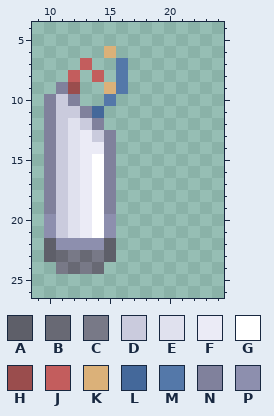
Two versions of one pixel-art sprite, Resources/Textures/_Wega/Mobs/Species/Android/parts.rsi/module_part.png. The picture above was drawn from the file before the commit.
The file is 32x32 pixels. Colours within 5 levels of each other are drawn and written as one. Shown: x 9..24, y 4..26. The old version is drawn lined up with the new one.
Palette (. is transparent): A #5e5f69  B #686974  C #787987  D #cacbdd  E #e0e1ee  F #ebebf6  G #ffffff  H #9a4d4d  J #c35d5d  K #dbb179  L #44689a  M #5478a9  N #80819c  P #8d8fae
After:
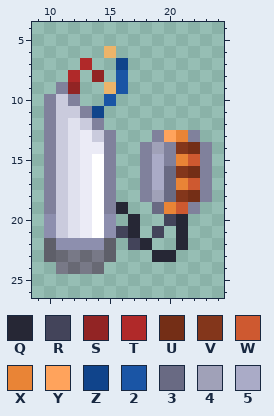
Colours new in this view: Q #262735  R #43445a  S #922424  T #b02929  U #742e16  V #83361b  W #ce5930  X #e98436  Y #ffa35c  Z #10448b  2 #1a55a5  3 #696a83  4 #a0a1b8  5 #aaabc7
Edits made:
whole drawing moved by -1,-1 (the old picture is shown already moved)
Colour K changes from #dbb179 to #ecb46a.
Colour M gives way to colour 2 in rows 8 to 9 at x 16; in row 10 at x 15.
The edit adds colour 3 in rows 16 to 18 at x 20; in row 19 at x 19.
The edit adds colour 4 in row 14 at x 19; in row 18 at x 19.
The edit adds colour 5 in rows 15 to 17 at x 19.
The edit adds colour N in row 13 at x 19 and 22; in rows 14 to 15 at x 18, 20 and 23; in rows 16 to 18 at x 18 and 23; in row 19 at x 22.
The edit adds colour Q in row 19 at x 16; in rows 20 to 21 at x 17 and 21; in row 22 at x 18 and 21; in row 23 at x 19 to 20.
The edit adds colour R in row 20 at x 20; in row 21 at x 16 and 19; in row 22 at x 17.
Colour H gives way to colour S in row 9 at x 12.
Colour J gives way to colour S in row 8 at x 14.
Colour J gives way to colour T in row 7 at x 13; in row 8 at x 12.
The edit adds colour U in row 14 at x 22; in row 16 at x 22; in row 18 at x 22.
The edit adds colour V in row 14 at x 21; in row 16 at x 21; in row 18 at x 21.
The edit adds colour W in row 15 at x 22; in row 17 at x 22; in row 19 at x 21.
The edit adds colour X in row 13 at x 21; in row 15 at x 21; in row 17 at x 21; in row 19 at x 20.
The edit adds colour Y in row 13 at x 20.
Colour L gives way to colour Z in row 11 at x 14.
Colour M gives way to colour Z in row 7 at x 16.
Boxes around the changes in both pictures, in picture pixels (x1, y1, x2, y2):
changed: (68, 46, 212, 262)
